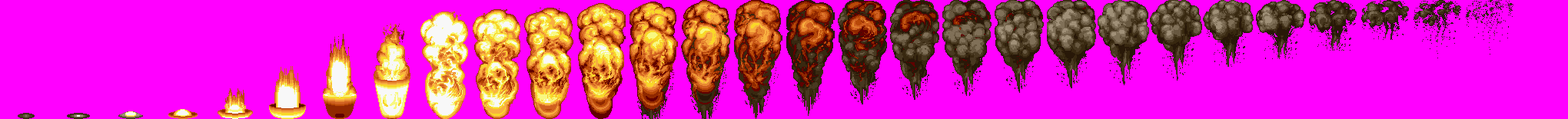
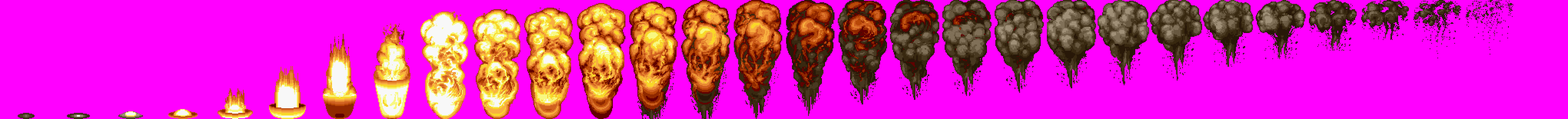
Layered file, before and after one edit (w=1568, h=119). Changes by layer:
painted on "mediumEffect_26" over bbox(1282, 44, 1286, 48)
painted on "mediumEffect_20" over bbox(973, 72, 977, 76)
painted on "mediumEffect_17" over bbox(807, 110, 811, 114)
painted on "mediumEffect_14" over bbox(641, 115, 645, 119)
